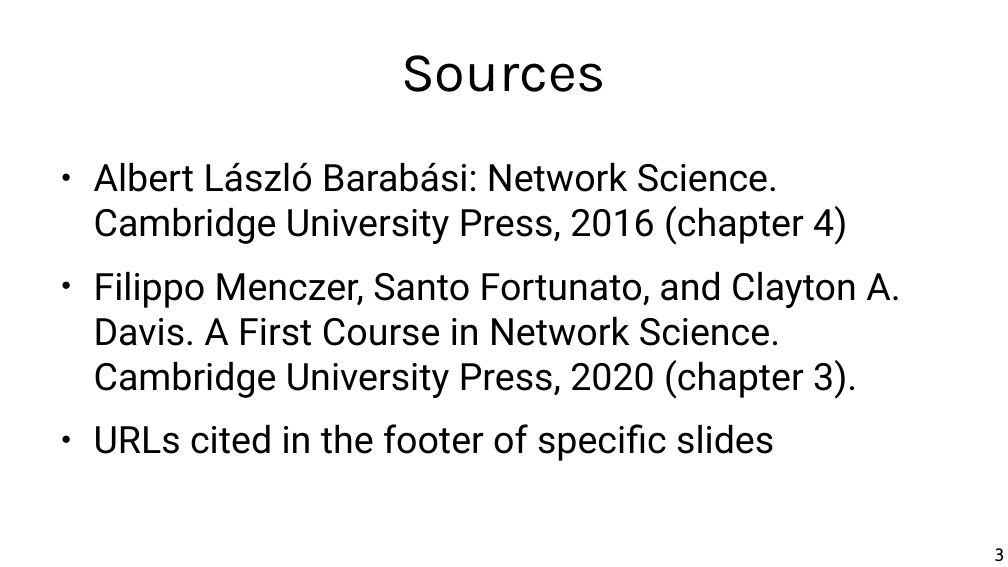
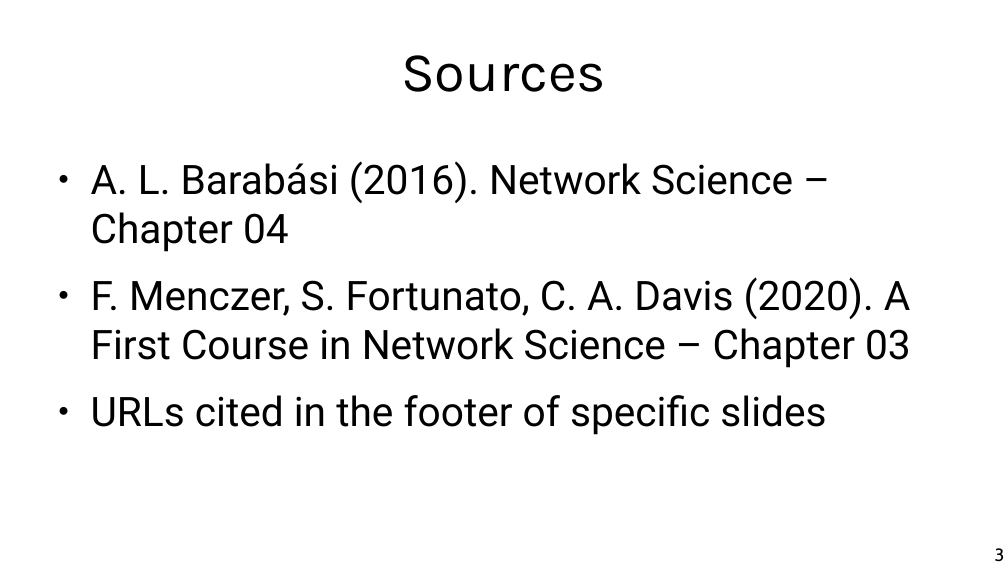
Before and after one commit to chatox/networks-science-course, a slide deck: slide 3 of theory/odp/tt14-friendship_paradox.odp. Drawn at 1008x567 pixels with LibreOffice and Linux fonts; fonts in the diff are those of the drawing. Boxes give left, top, right and bottom in pixels: in the first picture for what was removed or moved away, otherwise in the second. Text is boxed around its words. In the diff, an @@ line names an element or a change of style, - is before the commit and + after.

```diff
--- a/theory/odp/tt14-friendship_paradox.odp
+++ b/theory/odp/tt14-friendship_paradox.odp
@@ text at bbox=[91, 161, 911, 368]: text changed; size 29.6 to 32 pt @@
-● Albert László Barabási: Network Science. Cambridge University Press, 2016 (chapter 4)
-● Filippo Menczer, Santo Fortunato, and Clayton A. Davis. A First Course in Network Science. Cambridge University Press, 2020 (chapter 3).
+● A. L. Barabási (2016). Network Science – Chapter 04
+● F. Menczer, S. Fortunato, C. A. Davis (2020). A First Course in Network Science – Chapter 03
@@ text at bbox=[91, 395, 826, 435]: size 29.6 to 32 pt in "URLs cited in the footer of specific ..." @@
```
Also in this commit, not shown: 6 other slides changed, 7 other files.
